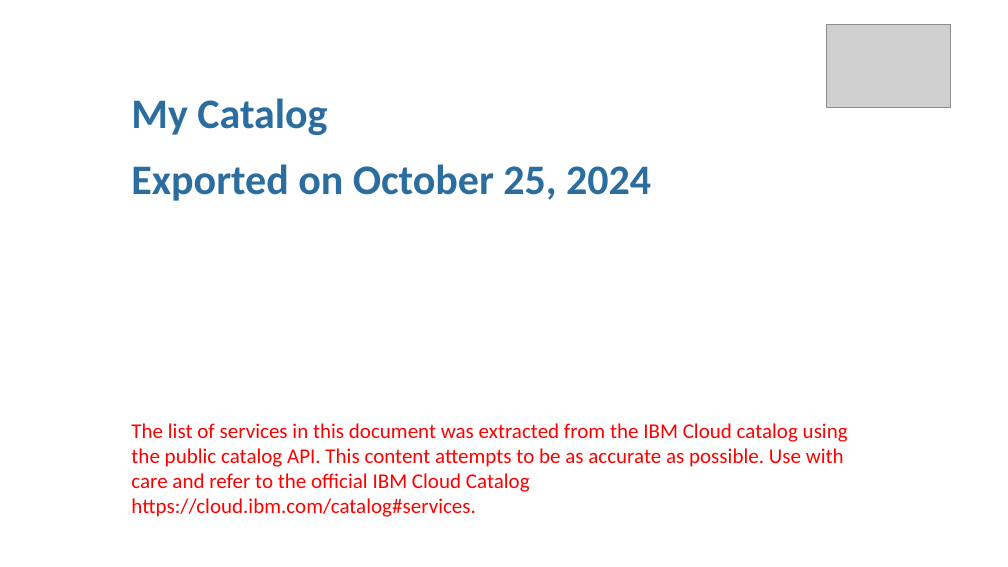
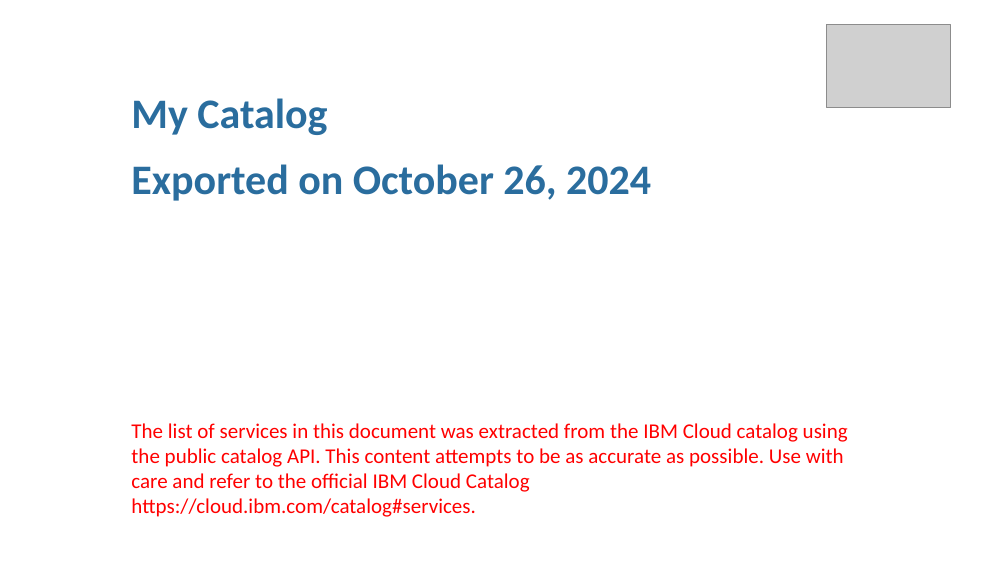
Before and after one commit to l2fprod/mycatalog, a slide deck: slide 1 of docs/generated/mycatalog.pptx. Drawn at 1008x567 pixels with LibreOffice and Linux fonts; fonts in the diff are those of the drawing; grey boxes stand for pictures. Boxes give left, top, right and bottom in pixels: in the first picture for what was removed or moved away, otherwise in the second. Text is boxed around its words. In the diff, an @@ line names an element or a change of style, - is before the commit and + after.

```diff
--- a/docs/generated/mycatalog.pptx
+++ b/docs/generated/mycatalog.pptx
@@ text at (x1=131, y1=164, x2=651, y2=201): text changed @@
-Exported on October 25, 2024
+Exported on October 26, 2024
```
Also in this commit, not shown: 8 other files.
